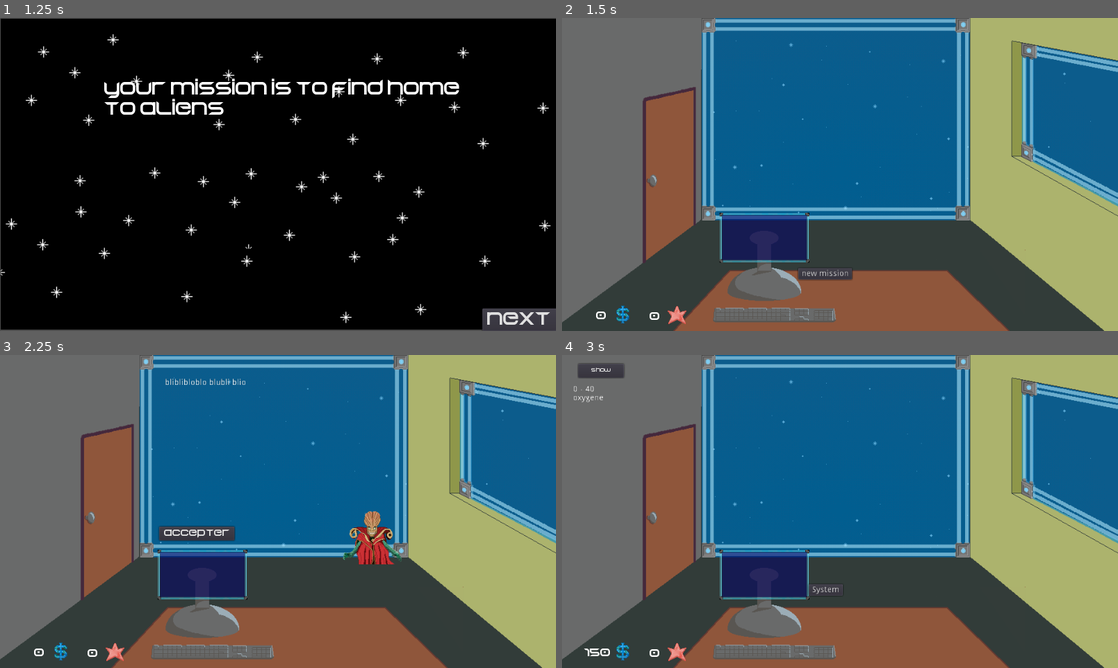
Above: before the commit, frames 1-4 (two rows, left to right).
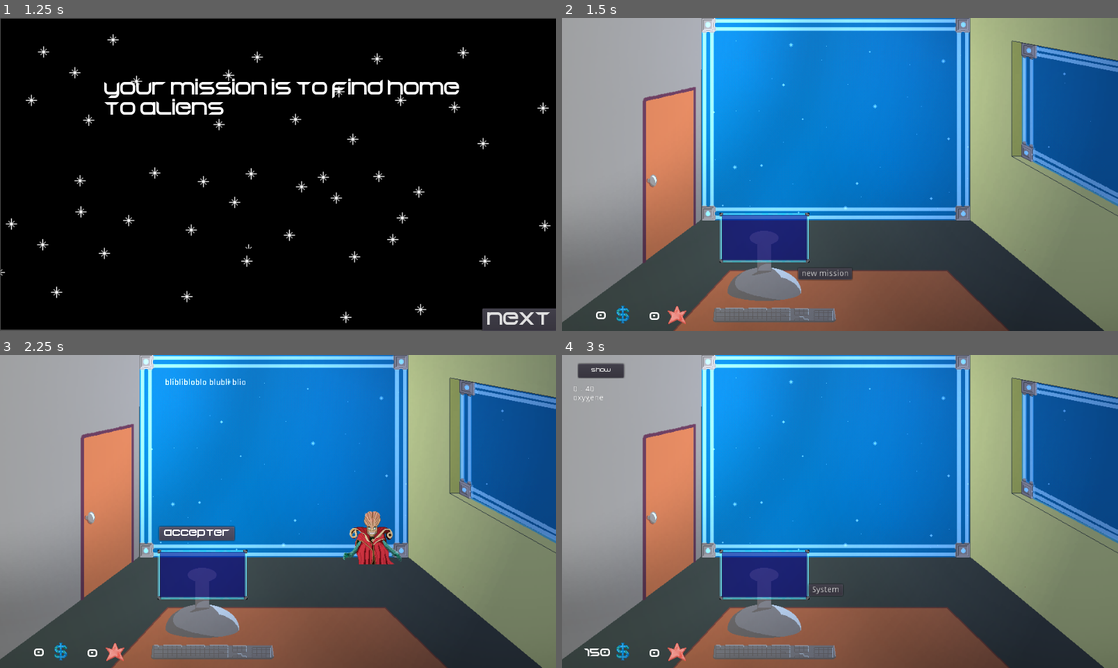
Above: after the commit, the same moments.

Repository: RyanHerb/-jubilant-octo-robot
Game: Godot game, scene res://Main.tscn
Same seed, same stepped clock (60 frames per second), same inputs: the game is played once before the commit and once after it.
Inputs:
- Up to frame 1 (1.25 s): click "start" at 0.5 s
- Up to frame 2 (1.5 s): click "next" at 1.25 s
- Up to frame 3 (2.25 s): click "new mission" at 2 s
- Up to frame 4 (3 s): click "accepter" at 2.75 s

Frame 1 is identical in both runs. In frame 2, 66% of the frame differs, in the area x 0-100%, y 0-100%; in frame 3, 65%; in frame 4, 66%.

Commit message:
add lighting to office

Diff:
--- a/Office.tscn
+++ b/Office.tscn
@@ -1,9 +1,10 @@
-[gd_scene load_steps=5 format=2]
+[gd_scene load_steps=6 format=2]
 
 [ext_resource path="res://HUDBureau.tscn" type="PackedScene" id=1]
 [ext_resource path="res://assets/backgrounds/scene_bureau_vide.png" type="Texture" id=2]
 [ext_resource path="res://assets/backgrounds/bureau_ordil.png" type="Texture" id=3]
 [ext_resource path="res://Office.gd" type="Script" id=4]
+[ext_resource path="res://assets/light.png" type="Texture" id=5]
 
 [node name="Office" type="Node2D"]
 script = ExtResource( 4 )
@@ -18,6 +19,20 @@
 texture = ExtResource( 3 )
 centered = false
 
+[node name="CanvasModulate" type="CanvasModulate" parent="."]
+color = Color( 0.27451, 0.27451, 0.27451, 1 )
+
+[node name="LightLeft" type="Light2D" parent="."]
+texture = ExtResource( 5 )
+texture_scale = 2.0
+energy = 1.2
+
+[node name="LightRight" type="Light2D" parent="."]
+position = Vector2( 934.447, 173.752 )
+texture = ExtResource( 5 )
+texture_scale = 2.0
+color = Color( 0.568627, 0.627451, 0.894118, 1 )
+energy = 0.9
 
 [node name="HUDLayer" type="CanvasLayer" parent="."]
 
